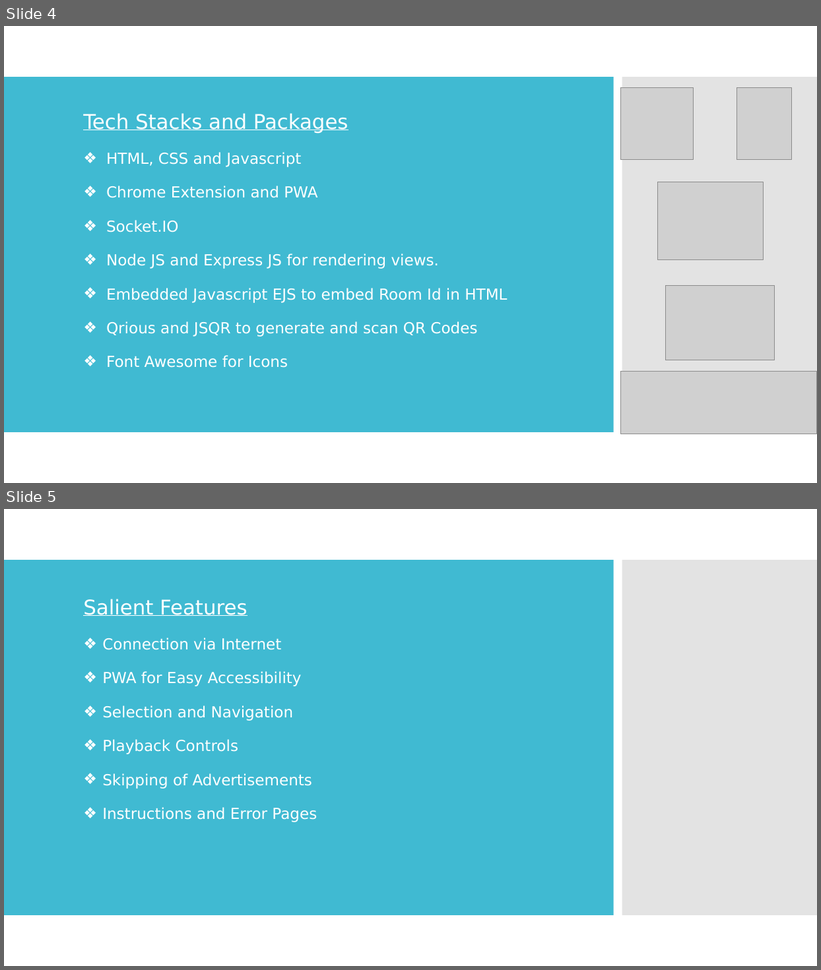
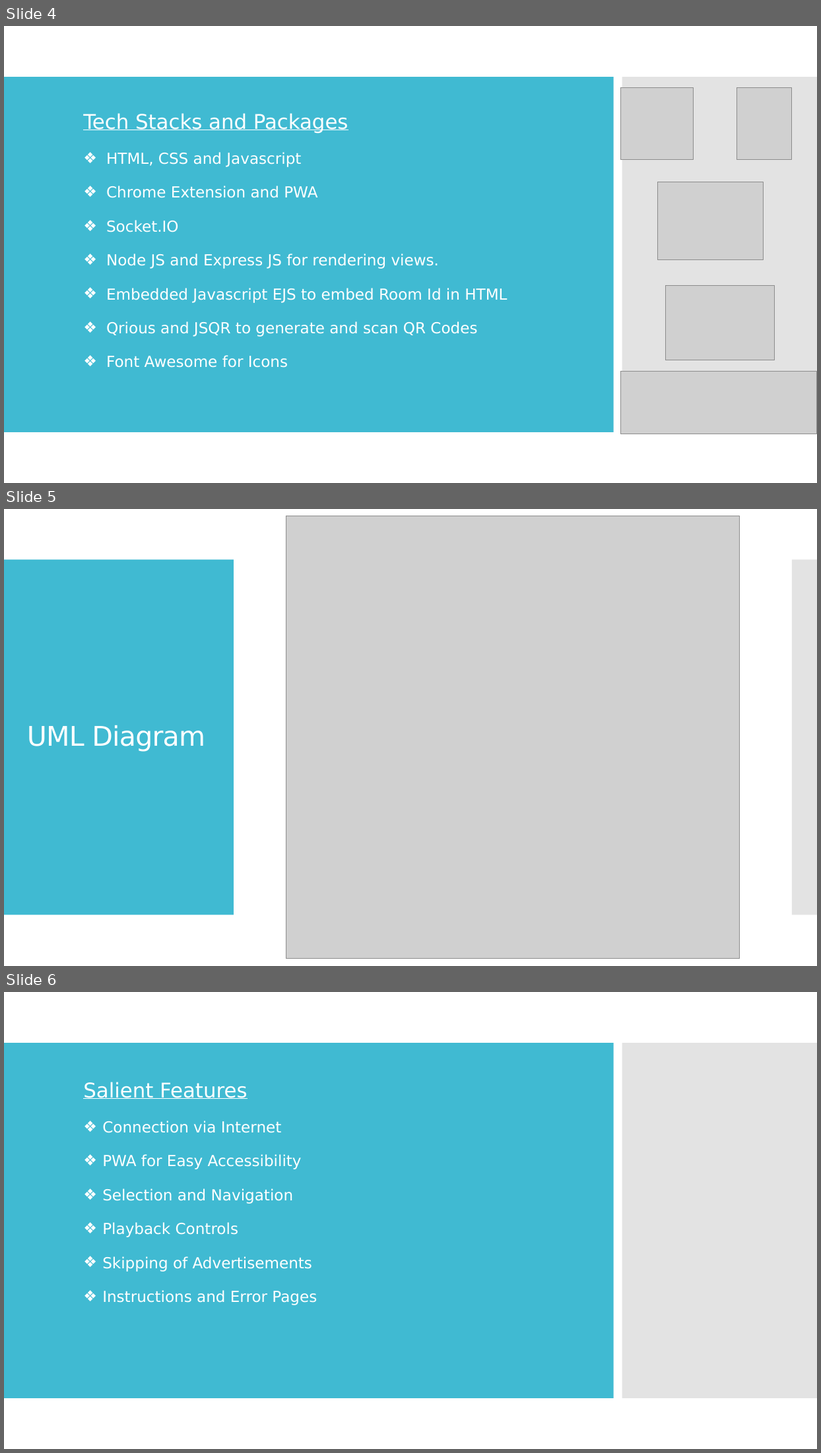
Before and after one commit to gjain-7/Misc-6-Infinity-Remote, a slide deck: Presentation1.pptx. Shown one above the other, each under a label of ours: slides 4 and 5 before the commit, slides 4, 5 and 6 after it. The pictures are 821x970 and 821x1453 pixels, drawn with LibreOffice and Linux fonts; fonts in the diff are those of the drawing; grey boxes stand for pictures. Boxes give left, top, right and bottom in pixels: in the first picture for what was removed or moved away, otherwise in the second. Text is boxed around its words. In the diff, an @@ line names an element or a change of style, - is before the commit and + after.

```diff
--- a/Presentation1.pptx
+++ b/Presentation1.pptx
@@ slide 5 added at box(4, 509, 817, 966), background #FFFFFF @@
@@ picture added at box(286, 516, 741, 958) @@
@@ rectangle added at box(4, 560, 234, 916), fill #40BAD2 @@
@@ rectangle added at box(792, 560, 817, 916), fill #C8C8C8 at 50% opacity @@
@@ title added at box(27, 725, 205, 752), 32 pt, text #FFFFFF @@
+UML Diagram
@@ what was slide 5 is now slide 6 @@
```
Also in this commit, not shown: 2 slides changed.
